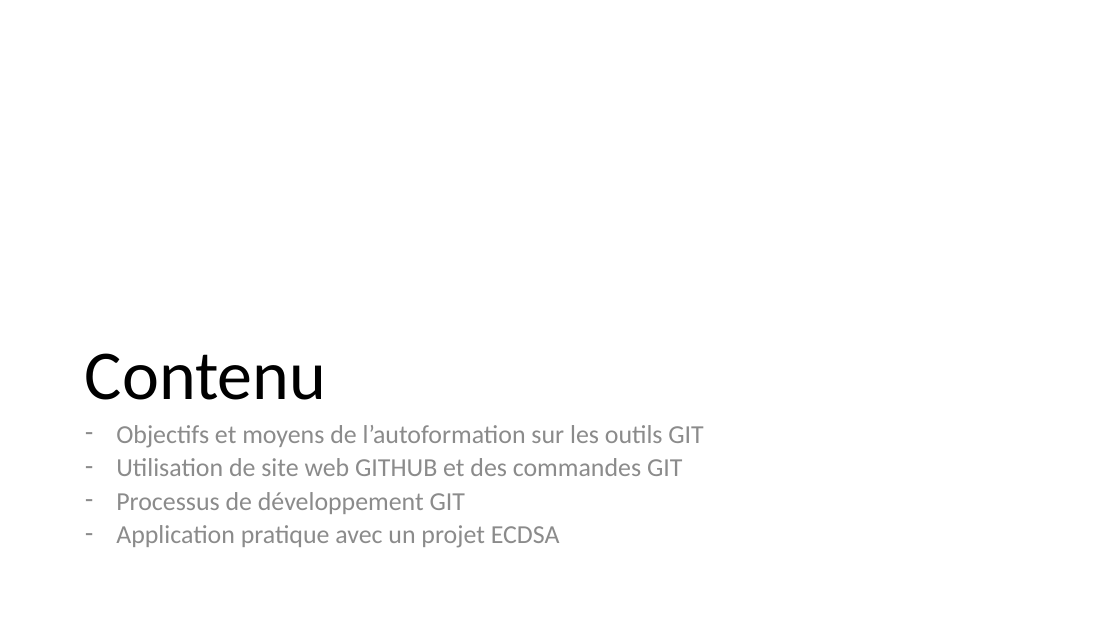
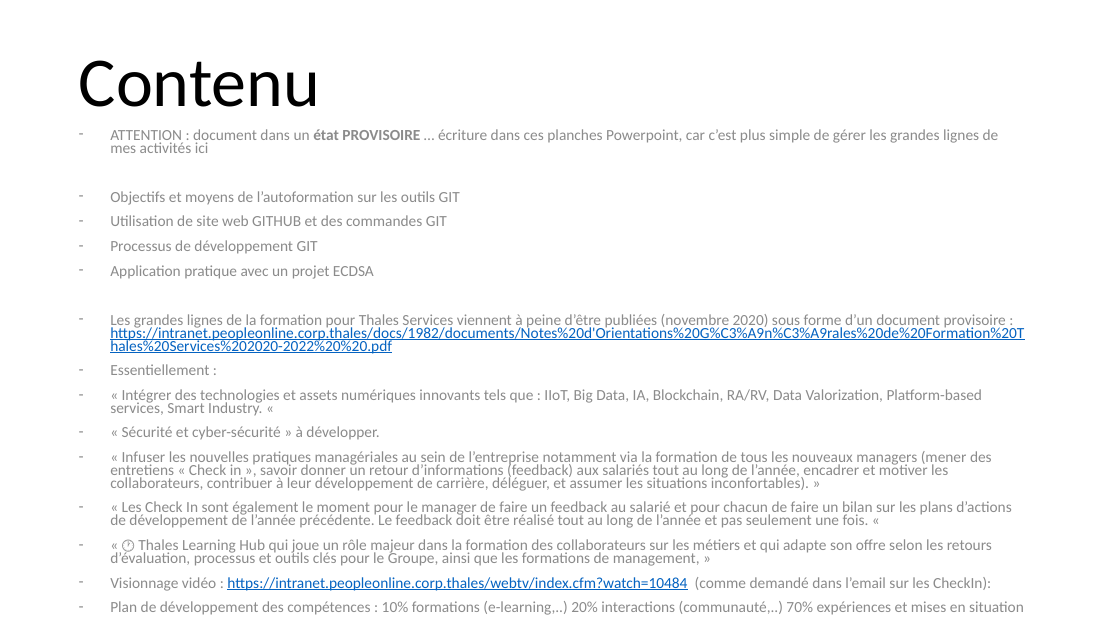
Before and after one commit to dominiquelaurain/fastecdsa, a slide deck: slide 2 of docs/Autoformation_Git.pptx. Drawn at 1120x630 pixels with LibreOffice and Linux fonts; fonts in the diff are those of the drawing. Boxes give left, top, right and bottom in pixels: in the first picture for what was removed or moved away, otherwise in the second. Text is boxed around its words. In the diff, an @@ line names an element or a change of style, - is before the commit and + after.

```diff
--- a/docs/Autoformation_Git.pptx
+++ b/docs/Autoformation_Git.pptx
@@ title "Contenu": place and size @@
-title "Contenu" at (85,353,326,400)
+title "Contenu" at (79,60,320,107)
@@ text "ATTENTION : document dans un ...": place and size @@
-text "ATTENTION : document dans un ..." at (116,425,703,548)
+text "ATTENTION : document dans un ..." at (110,129,1024,615)
@@ text at (110,129,999,153): paragraph added @@
+– ATTENTION : document dans un état PROVISOIRE … écriture dans ces planches Powerpoint, car c’est plus simple de gérer les grandes lignes de mes activités ici
@@ text at (110,191,460,279): size 22.2 to 13.2 pt in "Objectifs et moyens de l’autoformation sur les ...", "Utilisation de site web GITHUB et des ...", "Processus de développement GIT", "Application pratique avec un projet ECDSA" @@
@@ text at (110,314,1024,615): paragraphs added @@
+– Les grandes lignes de la formation pour Thales Services viennent à peine d’être publiées (novembre 2020) sous forme d’un document provisoire : https://intranet.peopleonline.corp.thales/docs/1982/documents/Notes%20d'Orientations%20G%C3%A9n%C3%A9rales%20de%20Formation%20Thales%20Services%202020-2022%20%20.pdf
+– Essentiellement :
+– « Intégrer des technologies et assets numériques innovants tels que : IIoT, Big Data, IA, Blockchain, RA/RV, Data Valorization, Platform-based services, Smart Industry. «
+– « Sécurité et cyber-sécurité » à développer.
+– « Infuser les nouvelles pratiques managériales au sein de l’entreprise notamment via la formation de tous les nouveaux managers (mener des entretiens « Check in », savoir donner un retour d’informations (feedback) aux salariés tout au long de l’année, encadrer et motiver les collaborateurs, contribuer à leur développement de carrière, déléguer, et assumer les situations inconfortables). »
+– « Les Check In sont également le moment pour le manager de faire un feedback au salarié et pour chacun de faire un bilan sur les plans d’actions de développement de l’année précédente. Le feedback doit être réalisé tout au long de l’année et pas seulement une fois. «
+– « 🕐 Thales Learning Hub qui joue un rôle majeur dans la formation des collaborateurs sur les métiers et qui adapte son offre selon les retours d’évaluation, processus et outils clés pour le Groupe, ainsi que les formations de management, »
+– Visionnage vidéo : https://intranet.peopleonline.corp.thales/webtv/index.cfm?watch=10484 (comme demandé dans l’email sur les CheckIn):
+– Plan de développement des compétences : 10% formations (e-learning,..) 20% interactions (communauté,..) 70% expériences et mises en situation
```
Also in this commit, not shown: 1 other slide changed, 21 slides added.
